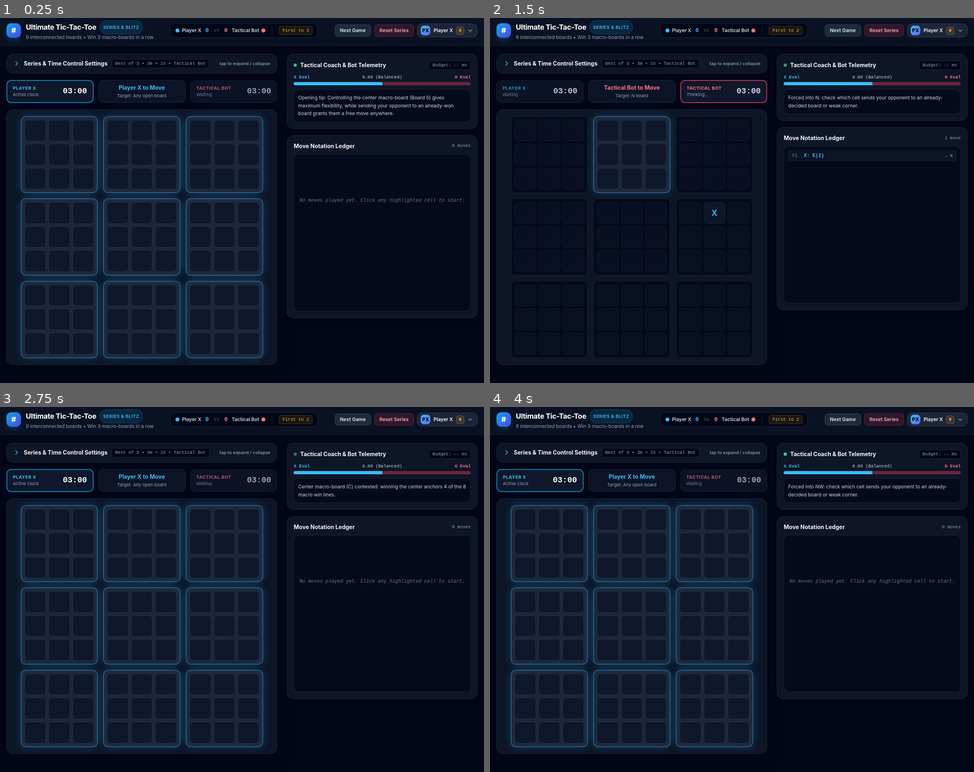
Above: before the commit, frames 1-4 (two rows, left to right).
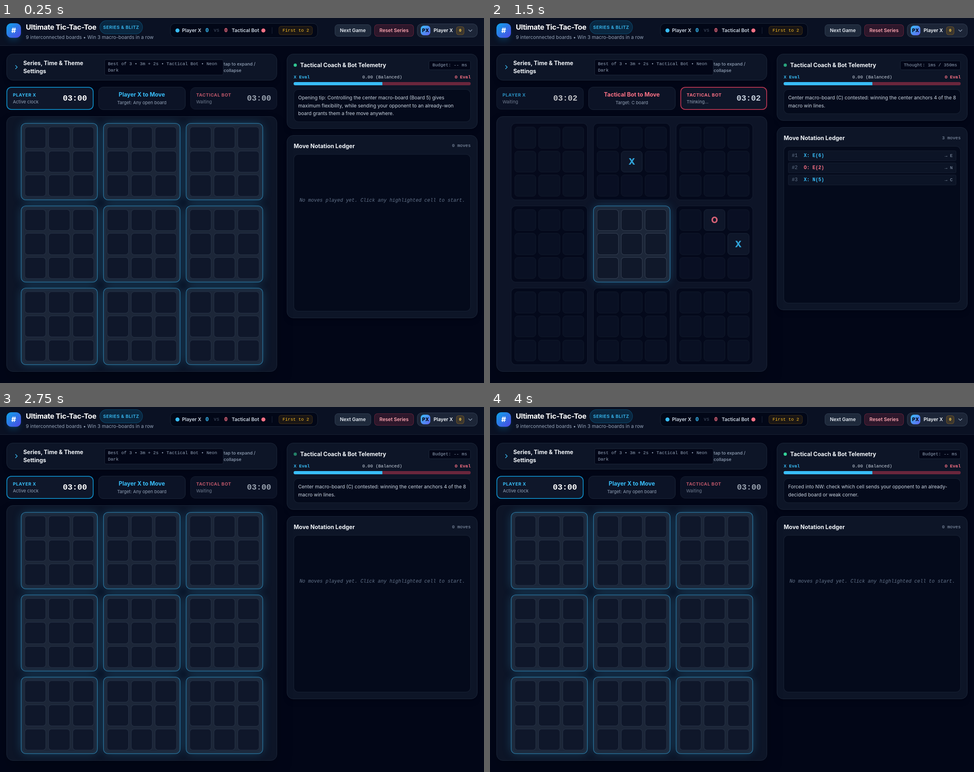
Above: after the commit, the same moments.

Repository: xuwilliam00-alt/game-hub
Game: browser game, page index.html
Same seed, same stepped clock (60 frames per second), same inputs: the game is played once before the commit and once after it.
Inputs (mouse positions are in pixels of both pictures, inside the frame that each line leads up to; where the layout moved, square brackets give the same spot in the first picture):
- Up to frame 1 (0.25 s): no input
- Up to frame 2 (1.5 s): click "Next Game" at 0.27 s; click (732, 247) at 1.07 s; click (712, 218) [712, 211] at 1.27 s
- Up to frame 3 (2.75 s): click (145, 567) at 1.67 s; click "PX Player X 0" at 1.87 s; click "Clear Archive" at 2.02 s; click (338, 553) at 2.27 s; click "Next Game" at 2.47 s
- Up to frame 4 (4 s): click (804, 669) at 2.87 s; click (606, 633) [606, 626] at 3.07 s; click (611, 688) at 3.47 s; click "Next Game" at 3.67 s

The runs differ from the first frame. In frame 1, 5.3% of the frame differs, in the area x 1-58%, y 11-97%; in frame 2, 3.8%; in frame 3, 5.3%; in frame 4, 5.3%.

Commit message:
Update index.html

Diff:
--- a/index.html
+++ b/index.html
@@ -138,18 +138,22 @@
               </div>
 
               <!-- Career Stats Summary -->
-              <div class="grid grid-cols-3 gap-2 text-center">
-                <div class="bg-slate-900/90 border border-slate-800 rounded-xl py-1.5 px-2">
-                  <div id="stat-total-games" class="font-mono text-sm font-bold text-white">0</div>
-                  <div class="text-[10px] text-slate-400 uppercase tracking-wider">Played</div>
+              <div class="grid grid-cols-4 gap-1.5 text-center">
+                <div class="bg-slate-900/90 border border-slate-800 rounded-xl py-1.5 px-1">
+                  <div id="stat-total-games" class="font-mono text-xs font-bold text-white">0</div>
+                  <div class="text-[9px] text-slate-400 uppercase tracking-wider">Played</div>
                 </div>
-                <div class="bg-slate-900/90 border border-slate-800 rounded-xl py-1.5 px-2">
-                  <div id="stat-total-wins" class="font-mono text-sm font-bold text-sky-400">0</div>
-                  <div class="text-[10px] text-slate-400 uppercase tracking-wider">Wins</div>
+                <div class="bg-slate-900/90 border border-slate-800 rounded-xl py-1.5 px-1">
+                  <div id="stat-total-wins" class="font-mono text-xs font-bold text-sky-400">0</div>
+                  <div class="text-[9px] text-slate-400 uppercase tracking-wider">Wins</div>
                 </div>
-                <div class="bg-slate-900/90 border border-slate-800 rounded-xl py-1.5 px-2">
-                  <div id="stat-win-rate" class="font-mono text-sm font-bold text-emerald-400">0%</div>
-                  <div class="text-[10px] text-slate-400 uppercase tracking-wider">Win Rate</div>
+                <div class="bg-slate-900/90 border border-slate-800 rounded-xl py-1.5 px-1">
+                  <div id="stat-win-rate" class="font-mono text-xs font-bold text-emerald-400">0%</div>
+                  <div class="text-[9px] text-slate-400 uppercase tracking-wider">Win Rate</div>
+                </div>
+                <div class="bg-slate-900/90 border border-slate-800 rounded-xl py-1.5 px-1">
+                  <div id="stat-rating" class="font-mono text-xs font-bold text-amber-400">1200</div>
+                  <div class="text-[9px] text-slate-400 uppercase tracking-wider">Rating</div>
                 </div>
               </div>
             </div>
@@ -158,7 +162,7 @@
             <div class="p-4 flex flex-col gap-2.5">
               <div class="flex items-center justify-between">
                 <div class="flex items-center gap-2">
-                  <span class="text-xs font-bold text-slate-100">Game History</span>
+                  <span class="text-xs font-bold text-slate-100">Game History & Rating Log</span>
                   <span id="history-count-pill" class="text-[10px] font-mono text-amber-300 bg-amber-500/10 border border-amber-500/25 px-2 py-0.5 rounded-full">
                     0 saved
                   </span>
@@ -191,15 +195,15 @@
             <svg class="w-4 h-4 text-sky-400 transition-transform duration-200 group-open:rotate-90" fill="none" viewBox="0 0 24 24" stroke="currentColor" stroke-width="2.5">
               <path stroke-linecap="round" stroke-linejoin="round" d="M9 5l7 7-7 7" />
             </svg>
-            <span class="text-sm font-bold text-slate-100">Series & Time Control Settings</span>
+            <span class="text-sm font-bold text-slate-100">Series, Time & Theme Settings</span>
             <span id="settings-summary-pill" class="text-[11px] font-mono text-slate-400 bg-slate-950 px-2 py-0.5 rounded border border-slate-800">
-              Best of 3 • 3m + 2s • Tactical Bot
+              Best of 3 • 3m + 2s • Tactical Bot • Neon Dark
             </span>
           </div>
           <span class="text-[11px] text-slate-400 font-medium">tap to expand / collapse</span>
         </summary>
 
-        <div class="p-4 border-t border-slate-800/80 grid grid-cols-1 sm:grid-cols-3 gap-3 bg-slate-950/40">
+        <div class="p-4 border-t border-slate-800/80 grid grid-cols-1 sm:grid-cols-2 lg:grid-cols-4 gap-3 bg-slate-950/40">
           <!-- Opponent Mode -->
           <div>
             <label class="block text-[11px] uppercase tracking-wider font-semibold text-slate-400 mb-1">Opponent</label>
@@ -232,6 +236,17 @@
               <option value="0|0">Unlimited (No Clock)</option>
             </select>
           </div>
+
+          <!-- Visual Theme Choice -->
+          <div>
+            <label class="block text-[11px] uppercase tracking-wider font-semibold text-slate-400 mb-1">Visual Theme</label>
+            <select id="select-theme" class="w-full bg-slate-900 border border-slate-700 rounded-lg px-2.5 py-1.5 text-xs text-slate-100 focus:outline-none focus:border-sky-500">
+              <option value="neon" selected>Neon Dark (Cyber)</option>
+              <option value="slate">Slate Minimal (Clean)</option>
+              <option value="emerald">Emerald Pitch (Arena)</option>
+              <option value="sunset">Sunset Amber (Warm)</option>
+            </select>
+          </div>
         </div>
       </details>
 
@@ -263,7 +278,7 @@
       </div>
 
       <!-- Ultimate 9x9 Macro Board Container -->
-      <div class="relative bg-slate-900/90 border border-slate-800 p-2.5 sm:p-4 rounded-2xl shadow-2xl">
+      <div id="board-container-wrapper" class="relative bg-slate-900/90 border border-slate-800 p-2.5 sm:p-4 rounded-2xl shadow-2xl transition-colors">
         <div id="macro-board" class="grid grid-cols-3 gap-2.5 sm:gap-3.5 aspect-square w-full max-w-[600px] mx-auto">
           <!-- 9 Sub-boards injected via JS -->
         </div>
@@ -335,7 +350,7 @@
 
   <script>
     // =========================================================================
-    // ULTIMATE TIC-TAC-TOE ENGINE (SERIES + TIME-AWARE BOTS + PROFILE MENU)
+    // ULTIMATE TIC-TAC-TOE ENGINE (SERIES + TIME-AWARE BOTS + RATING HISTORY)
     // =========================================================================
 
     const WIN_LINES = [
@@ -345,6 +360,49 @@
     ];
 
     const BOARD_NAMES = ['NW', 'N', 'NE', 'W', 'C', 'E', 'SW', 'S', 'SE'];
+
+    const THEMES = {
+      neon: {
+        bg: '#020617',
+        card: 'bg-slate-900/90 border-slate-800',
+        subActive: 'bg-slate-800/90 border-sky-400/70 active-board-glow',
+        subInactive: 'bg-slate-950/80 border-slate-800/80 opacity-85',
+        cellHover: 'bg-slate-900/95 border-slate-700/70 cell-hover',
+        cellNormal: 'bg-slate-900 border-slate-800',
+        xColor: 'text-sky-400',
+        oColor: 'text-rose-400'
+      },
+      slate: {
+        bg: '#0f172a',
+        card: 'bg-slate-800/90 border-slate-700',
+        subActive: 'bg-slate-700/90 border-indigo-400/80 active-board-glow',
+        subInactive: 'bg-slate-900/80 border-slate-700/80 opacity-85',
+        cellHover: 'bg-slate-800/95 border-slate-600 cell-hover',
+        cellNormal: 'bg-slate-800 border-slate-700',
+        xColor: 'text-indigo-300',
+        oColor: 'text-amber-300'
+      },
+      emerald: {
+        bg: '#022c22',
+        card: 'bg-emerald-950/90 border-emerald-800/80',
+        subActive: 'bg-emerald-900/90 border-emerald-400 active-board-glow',
+        subInactive: 'bg-emerald-950/80 border-emerald-900 opacity-85',
+        cellHover: 'bg-emerald-900/95 border-emerald-700 cell-hover',
+        cellNormal: 'bg-emerald-900/80 border-emerald-900',
+        xColor: 'text-emerald-300',
+        oColor: 'text-orange-400'
+      },
+      sunset: {
+        bg: '#271212',
+        card: 'bg-stone-900/90 border-stone-800',
+        subActive: 'bg-stone-800/90 border-amber-400 active-board-glow',
+        subInactive: 'bg-stone-950/80 border-stone-800 opacity-85',
+        cellHover: 'bg-stone-800/95 border-stone-700 cell-hover',
+        cellNormal: 'bg-stone-900 border-stone-800',
+        xColor: 'text-amber-400',
+        oColor: 'text-rose-400'
+      }
+    };
 
     const state = {
       boards: Array.from({ length: 9 }, () => Array(9).fill(null)),
@@ -356,8 +414,10 @@
       winReason: '',
       moves: [],
 
-      // Profile & Series Settings
+      // Profile, Rating & Series Settings
       playerName: 'Player X',
+      rating: 1200,
+      theme: 'neon',
       opponent: 'bot-tactical',
       seriesTarget: 2,
       scoreX: 0,
@@ -373,12 +433,13 @@
       timerInterval: null,
       botTimeout: null,
 
-      // Saved Match History
+      // Saved Match History & Rating Log
       history: []
     };
 
     // DOM References
     const macroBoardEl = document.getElementById('macro-board');
+    const boardContainerWrapperEl = document.getElementById('board-container-wrapper');
     const scoreXEl = document.getElementById('score-x');
     const scoreOEl = document.getElementById('score-o');
     const headerPlayerXNameEl = document.getElementById('header-player-x-name');
@@ -422,21 +483,26 @@
     const statTotalGamesEl = document.getElementById('stat-total-games');
     const statTotalWinsEl = document.getElementById('stat-total-wins');
     const statWinRateEl = document.getElementById('stat-win-rate');
+    const statRatingEl = document.getElementById('stat-rating');
     const historyCountPillEl = document.getElementById('history-count-pill');
     const historyListEl = document.getElementById('history-list');
 
-    // Load saved history & profile name
+    // Load saved history & profile name & rating
     try {
-      const savedHistory = localStorage.getItem('uttt_series_history_v1');
+      const savedHistory = localStorage.getItem('uttt_series_history_v2');
       if (savedHistory) state.history = JSON.parse(savedHistory);
       const savedName = localStorage.getItem('uttt_player_name_v1');
       if (savedName && savedName.trim()) state.playerName = savedName.trim();
+      const savedRating = localStorage.getItem('uttt_player_rating_v1');
+      if (savedRating) state.rating = parseInt(savedRating, 10) || 1200;
+      const savedTheme = localStorage.getItem('uttt_theme_v1');
+      if (savedTheme && THEMES[savedTheme]) state.theme = savedTheme;
     } catch (_) {
       state.history = [];
     }
 
     // -------------------------------------------------------------------------
-    // Profile Menu & Player Name Sync
+    // Profile Menu, Theme & Player Name Sync
     // -------------------------------------------------------------------------
 
     function computeInitials(name) {
@@ -455,9 +521,22 @@
       profilePillNameEl.textContent = display;
       headerPlayerXNameEl.textContent = display;
       clockNameXEl.textContent = display;
+      statRatingEl.textContent = String(state.rating);
       if (inputPlayerNameEl.value !== state.playerName) {
         inputPlayerNameEl.value = state.playerName;
       }
+    }
+
+    function applyTheme(themeKey) {
+      state.theme = themeKey;
+      const themeObj = THEMES[themeKey] || THEMES.neon;
+      document.body.style.backgroundColor = themeObj.bg;
+      boardContainerWrapperEl.className = `relative border p-2.5 sm:p-4 rounded-2xl shadow-2xl transition-colors ${themeObj.card}`;
+      try {
+        localStorage.setItem('uttt_theme_v1', themeKey);
+      } catch (_) {}
+      renderBoard();
+      syncSettingsSummary();
     }
 
     function toggleProfileMenu(forceOpen) {
@@ -744,6 +823,22 @@
       const seriesWon = state.scoreX >= state.seriesTarget || state.scoreO >= state.seriesTarget;
       const pNameX = state.playerName.trim() || 'Player X';
 
+      // Rating adjustment simulation (Elo-style)
+      const oldRating = state.rating;
+      let ratingDelta = 0;
+      if (winner === 'X') {
+        ratingDelta = state.opponent === 'bot-grandmaster' ? 24 : state.opponent === 'bot-tactical' ? 16 : 10;
+      } else if (winner === 'O') {
+        ratingDelta = state.opponent === 'bot-grandmaster' ? -12 : state.opponent === 'bot-tactical' ? -16 : -22;
+      } else {
+        ratingDelta = 2; // minor draw gain/loss
+      }
+      state.rating = Math.max(100, state.rating + ratingDelta);
+      statRatingEl.textContent = String(state.rating);
+      try {
+        localStorage.setItem('uttt_player_rating_v1', String(state.rating));
+      } catch (_) {}
+
       state.history.unshift({
         id: Date.now(),
         timestamp: new Date().toLocaleTimeString([], { hour: '2-digit', minute: '2-digit' }),
@@ -753,11 +848,14 @@
         movesCount: state.moves.length,
         opponent: getOpponentLabel(state.opponent),
         seriesScore: `${state.scoreX}-${state.scoreO}`,
-        seriesComplete: seriesWon
+        seriesComplete: seriesWon,
+        oldRating,
+        newRating: state.rating,
+        ratingDelta
       });
       if (state.history.length > 30) state.history.pop();
       try {
-        localStorage.setItem('uttt_series_history_v1', JSON.stringify(state.history));
+        localStorage.setItem('uttt_series_history_v2', JSON.stringify(state.history));
       } catch (_) {}
       renderHistory();
 
@@ -774,7 +872,7 @@
         overlayTitleEl.className = 'text-2xl sm:text-3xl font-extrabold text-amber-300 mb-1';
       }
 
-      overlaySubtitleEl.textContent = `${reason} Series score: ${state.scoreX} – ${state.scoreO} (First to ${state.seriesTarget}).`;
+      overlaySubtitleEl.textContent = `${reason} Rating change: ${ratingDelta >= 0 ? '+' : ''}${ratingDelta} (${state.rating}). Series: ${state.scoreX}–${state.scoreO}.`;
       document.getElementById('btn-overlay-next').textContent = seriesWon ? 'Start New Series' : 'Play Next Game';
       resultOverlayEl.classList.remove('hidden');
       updateTurnIndicators();
@@ -842,6 +940,7 @@
 
     function renderBoard() {
       macroBoardEl.innerHTML = '';
+      const themeObj = THEMES[state.theme] || THEMES.neon;
 
       for (let bIdx = 0; bIdx < 9; bIdx++) {
         const subWinner = state.macroWinners[bIdx];
@@ -850,9 +949,7 @@
         const subBoardEl = document.createElement('div');
         subBoardEl.className = [
           'relative grid grid-cols-3 gap-1 sm:gap-1.5 p-1.5 sm:p-2 rounded-xl border transition-all duration-200',
-          isPlayableBoard
-            ? 'bg-slate-800/90 border-sky-400/70 active-board-glow'
-            : 'bg-slate-950/80 border-slate-800/80 opacity-85'
+          isPlayableBoard ? themeObj.subActive : themeObj.subInactive
         ].join(' ');
 
         for (let cIdx = 0; cIdx < 9; cIdx++) {
@@ -862,16 +959,16 @@
 
           cellBtn.disabled = !canClick;
           cellBtn.className = [
-            'aspect-square rounded-lg flex items-center justify-center font-extrabold text-base sm:text-xl transition-all',
+            'aspect-square rounded-lg flex items-center justify-center font-extrabold text-base sm:text-xl transition-all border',
             val === null
-              ? (canClick ? 'bg-slate-900/95 border border-slate-700/70 cell-hover cursor-pointer' : 'bg-slate-900/50 border border-slate-800/50 cursor-default')
-              : 'bg-slate-900 border border-slate-800 cursor-default'
+              ? (canClick ? `${themeObj.cellHover} cursor-pointer` : `${themeObj.cellNormal} opacity-60 cursor-default`)
+              : `${themeObj.cellNormal} cursor-default`
           ].join(' ');
 
           if (val === 'X') {
-            cellBtn.innerHTML = '<span class="text-sky-400 mark-animate">X</span>';
+            cellBtn.innerHTML = `<span class="${themeObj.xColor} mark-animate">X</span>`;
           } else if (val === 'O') {
-            cellBtn.innerHTML = '<span class="text-rose-400 mark-animate">O</span>';
+            cellBtn.innerHTML = `<span class="${themeObj.oColor} mark-animate">O</span>`;
           }
 
           if (canClick) {
@@ -988,11 +1085,12 @@
       statTotalGamesEl.textContent = String(total);
       statTotalWinsEl.textContent = String(wins);
       statWinRateEl.textContent = `${winRate}%`;
+      statRatingEl.textContent = String(state.rating);
 
       if (total === 0) {
         historyListEl.innerHTML = `
           <div class="text-xs text-slate-500 italic text-center py-6 bg-slate-950/60 rounded-xl border border-slate-800/70">
-            No completed games recorded yet. Finish a match to log its result here.
+            No completed games recorded yet. Finish a match to log its result and rating history here.
           </div>
         `;
         return;
@@ -1006,9 +1104,11 @@
             : 'bg-amber-500/15 text-amber-300 border-amber-500/30';
 
         const winnerText = item.winner === 'D' ? 'Draw' : `${item.winner} Won`;
+        const deltaStr = item.ratingDelta >= 0 ? `+${item.ratingDelta}` : `${item.ratingDelta}`;
+        const deltaColor = item.ratingDelta > 0 ? 'text-emerald-400' : item.ratingDelta < 0 ? 'text-rose-400' : 'text-slate-400';
 
         return `
-          <div class="p-2.5 rounded-xl bg-slate-950/80 border border-slate-800/90 flex flex-col gap-1">
+          <div class="p-2.5 rounded-xl bg-slate-950/80 border border-slate-800/90 flex flex-col gap-1.5">
             <div class="flex items-center justify-between gap-2">
               <div class="flex items-center gap-2 min-w-0">
                 <span class="text-[11px] font-bold px-2 py-0.5 rounded border shrink-0 ${badgeClass}">
@@ -1018,9 +1118,9 @@
               </div>
               <span class="text-[11px] font-mono text-slate-400 shrink-0">${item.timestamp}</span>
             </div>
-            <div class="flex items-center justify-between text-[11px] text-slate-400 mt-0.5">
+            <div class="flex items-center justify-between text-[11px] text-slate-400 border-t border-slate-800/60 pt-1">
               <span>${item.movesCount} moves • Series ${item.seriesScore}</span>
-              ${item.seriesComplete ? '<span class="text-amber-400 font-semibold">★ Series Clincher</span>' : ''}
+              <span class="font-mono font-bold ${deltaColor}">Rating: ${item.newRating} (${deltaStr})</span>
             </div>
           </div>
         `;
@@ -1043,7 +1143,9 @@
       const timeLabel = state.baseTimeMs === 0
         ? 'No Clock'
         : `${state.baseTimeMs / 60000}m + ${state.incrementMs / 1000}s`;
-      settingsSummaryPillEl.textContent = `${seriesMap[state.seriesTarget]} • ${timeLabel} • ${getOpponentLabel(state.opponent)}`;
+      const themeNameMap = { neon: 'Neon Dark', slate: 'Slate Minimal', emerald: 'Emerald Pitch', sunset: 'Sunset Amber' };
+
+      settingsSummaryPillEl.textContent = `${seriesMap[state.seriesTarget]} • ${timeLabel} • ${getOpponentLabel(state.opponent)} • ${themeNameMap[state.theme]}`;
       seriesTargetBadgeEl.textContent = `First to ${state.seriesTarget}`;
     }
 
@@ -1111,6 +1213,10 @@
       resetBoardForNextGame(true);
     });
 
+    document.getElementById('select-theme').addEventListener('change', (e) => {
+      applyTheme(e.target.value);
+    });
+
     document.getElementById('btn-new-game').addEventListener('click', () => resetBoardForNextGame(false));
     document.getElementById('btn-reset-series').addEventListener('click', () => resetBoardForNextGame(true));
     document.getElementById('btn-overlay-next').addEventListener('click', () => resetBoardForNextGame(false));
@@ -1119,12 +1225,14 @@
     document.getElementById('btn-clear-history').addEventListener('click', () => {
       state.history = [];
       try {
-        localStorage.removeItem('uttt_series_history_v1');
+        localStorage.removeItem('uttt_series_history_v2');
       } catch (_) {}
       renderHistory();
     });
 
     // Initial Boot
+    document.getElementById('select-theme').value = state.theme;
+    applyTheme(state.theme);
     syncProfileUI();
     syncSettingsSummary();
     renderHistory();
